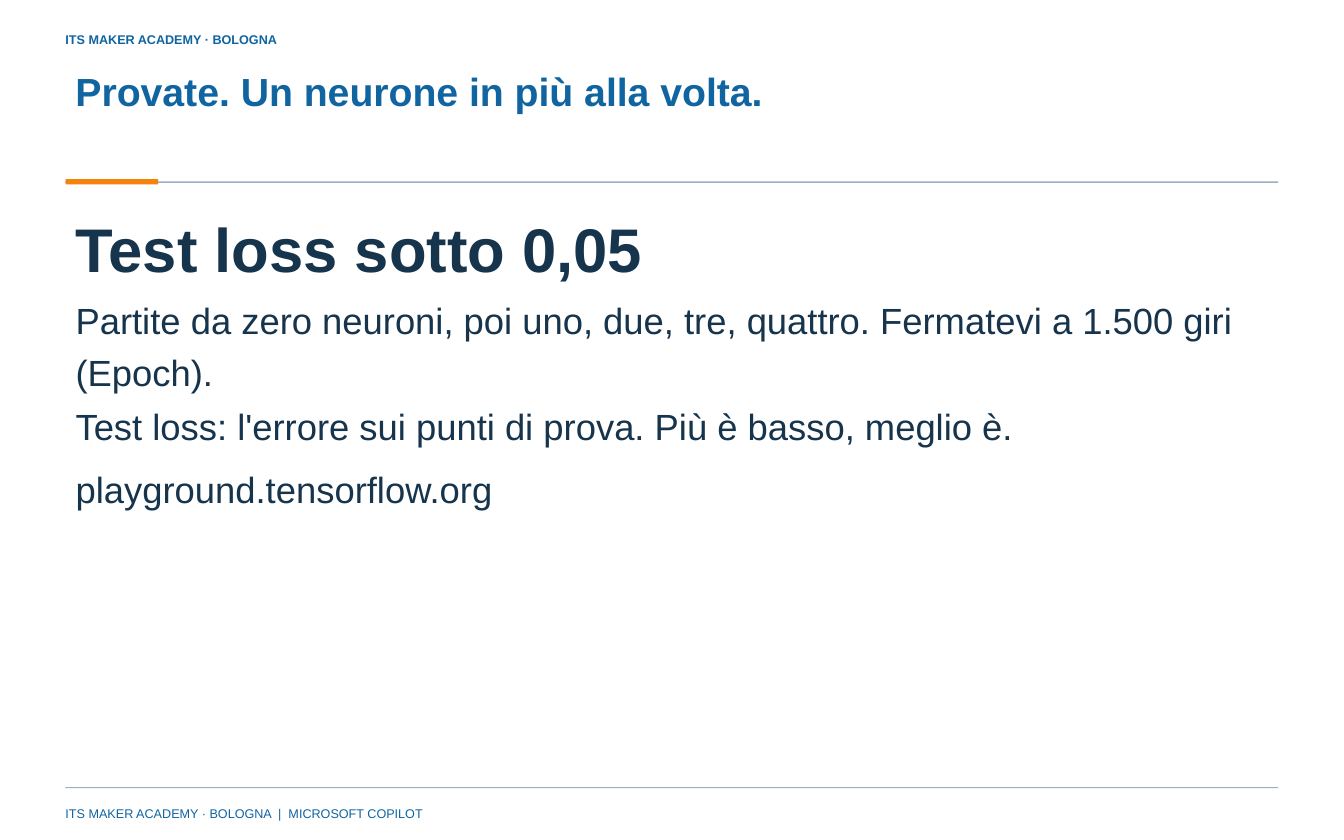
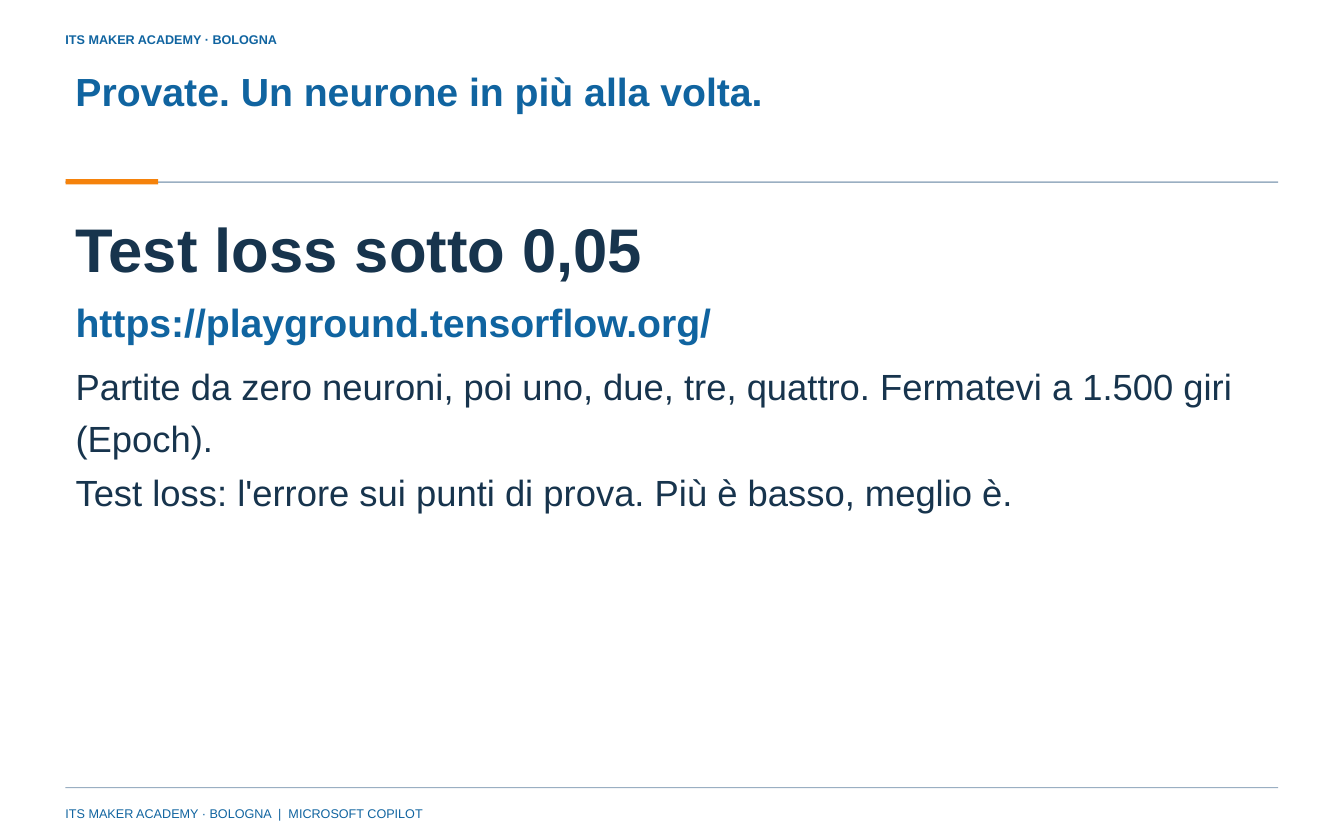
Before and after one commit to franzo9393/ITSCorso_UnslothStudio-Git, a slide deck: slide 7 of lezione 4 - reti neurali e agenti con orchestrazione/Lezione4_Reti_neurali_e_agenti_con_orchestrazione_ITS_MAKER.pptx. Drawn at 1344x840 pixels with LibreOffice and Linux fonts; fonts in the diff are those of the drawing; background and template pictures are left out. Boxes give left, top, right and bottom in pixels: in the first picture for what was removed or moved away, otherwise in the second. Text is boxed around its words. In the diff, an @@ line names an element or a change of style, - is before the commit and + after.

Commit message:
Lezione 4: indirizzi completi di Transformer Explainer e Playground evidenziati sulle slide

```diff
--- a/lezione 4 - reti neurali e agenti con orchestrazione/Lezione4_Reti_neurali_e_agenti_con_orchestrazione_ITS_MAKER.pptx
+++ b/lezione 4 - reti neurali e agenti con orchestrazione/Lezione4_Reti_neurali_e_agenti_con_orchestrazione_ITS_MAKER.pptx
@@ text at bbox=[76, 308, 711, 346]: text changed; size 26 to 28 pt; text colour #17344D to #1064A0; bold on @@
-playground.tensorflow.org
+https://playground.tensorflow.org/
@@ text "Partite da zero neuroni, poi ...": place and size @@
-text "Partite da zero neuroni, poi ..." at bbox=[76, 307, 1232, 394]
+text "Partite da zero neuroni, poi ..." at bbox=[76, 373, 1232, 460]
@@ text "Test loss: l'errore sui punti ...": place and size @@
-text "Test loss: l'errore sui punti ..." at bbox=[76, 413, 1012, 448]
+text "Test loss: l'errore sui punti ..." at bbox=[76, 479, 1012, 514]
```
Also in this commit, not shown: 1 other slide changed, 8 other files.
